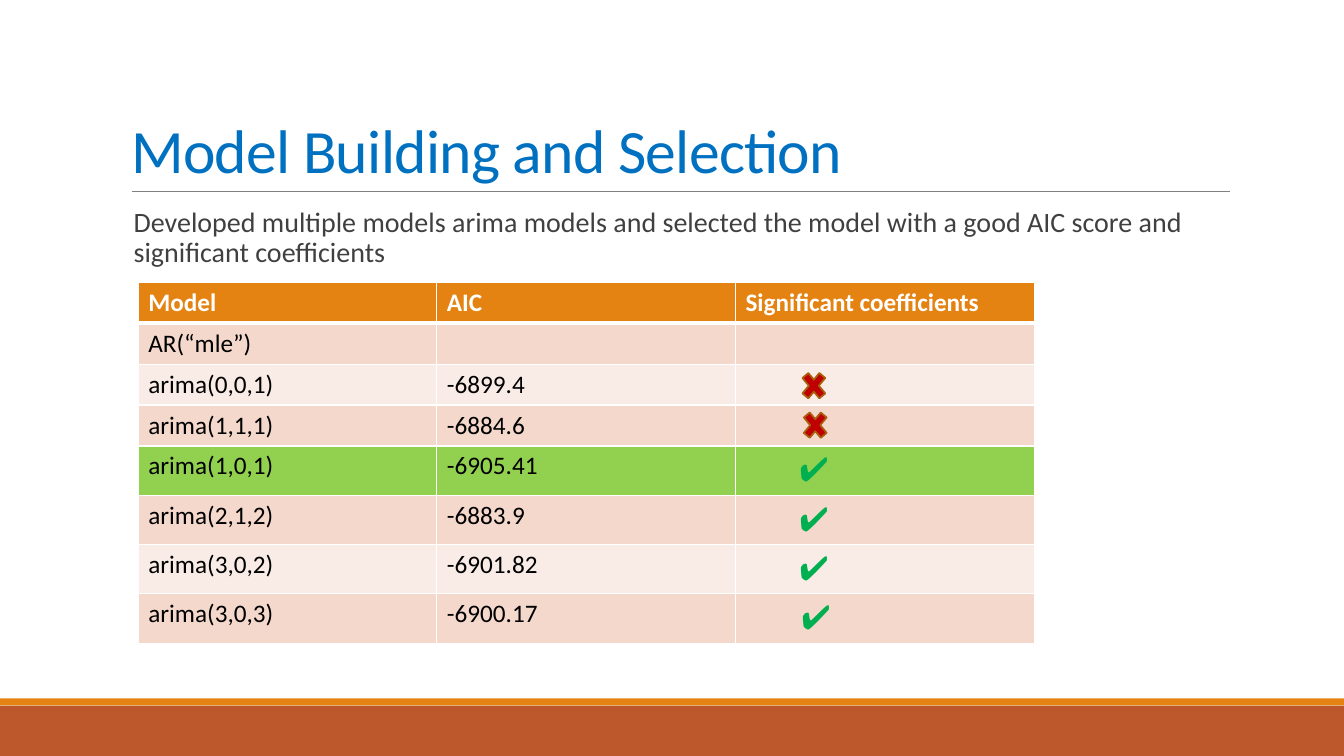
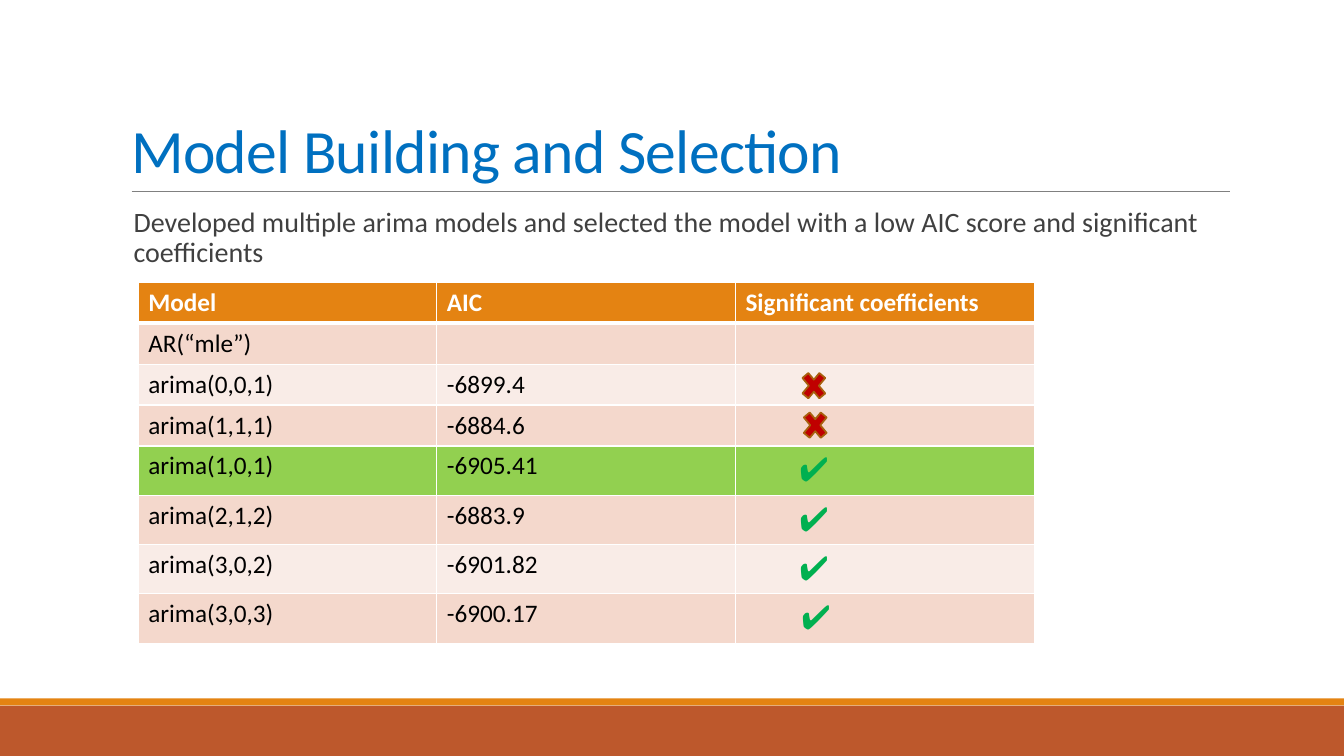
Before and after one commit to NikhilKorati/Time-Series, a slide deck: slide 8 of Case_Study1.pptx. Drawn at 1344x756 pixels with LibreOffice and Linux fonts; fonts in the diff are those of the drawing. Boxes give left, top, right and bottom in pixels: in the first picture for what was removed or moved away, otherwise in the second. Text is boxed around its words. In the diff, an @@ line names an element or a change of style, - is before the commit and + after.

```diff
--- a/Case_Study1.pptx
+++ b/Case_Study1.pptx
@@ text at [134, 212, 1197, 262]: text changed @@
-Developed multiple models arima models and selected the model with a good AIC score and significant coefficients
+Developed multiple arima models and selected the model with a low AIC score and significant coefficients
```
Also in this commit, not shown: 6 other slides changed.
